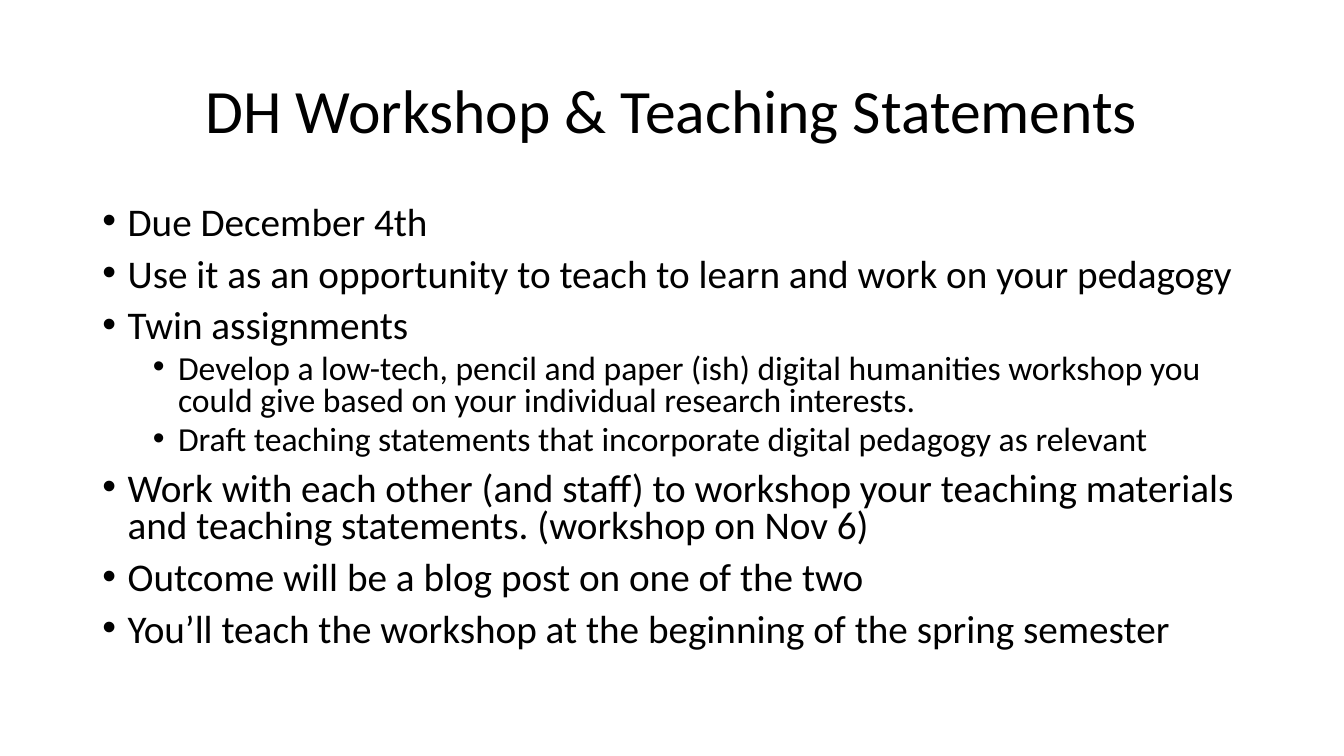
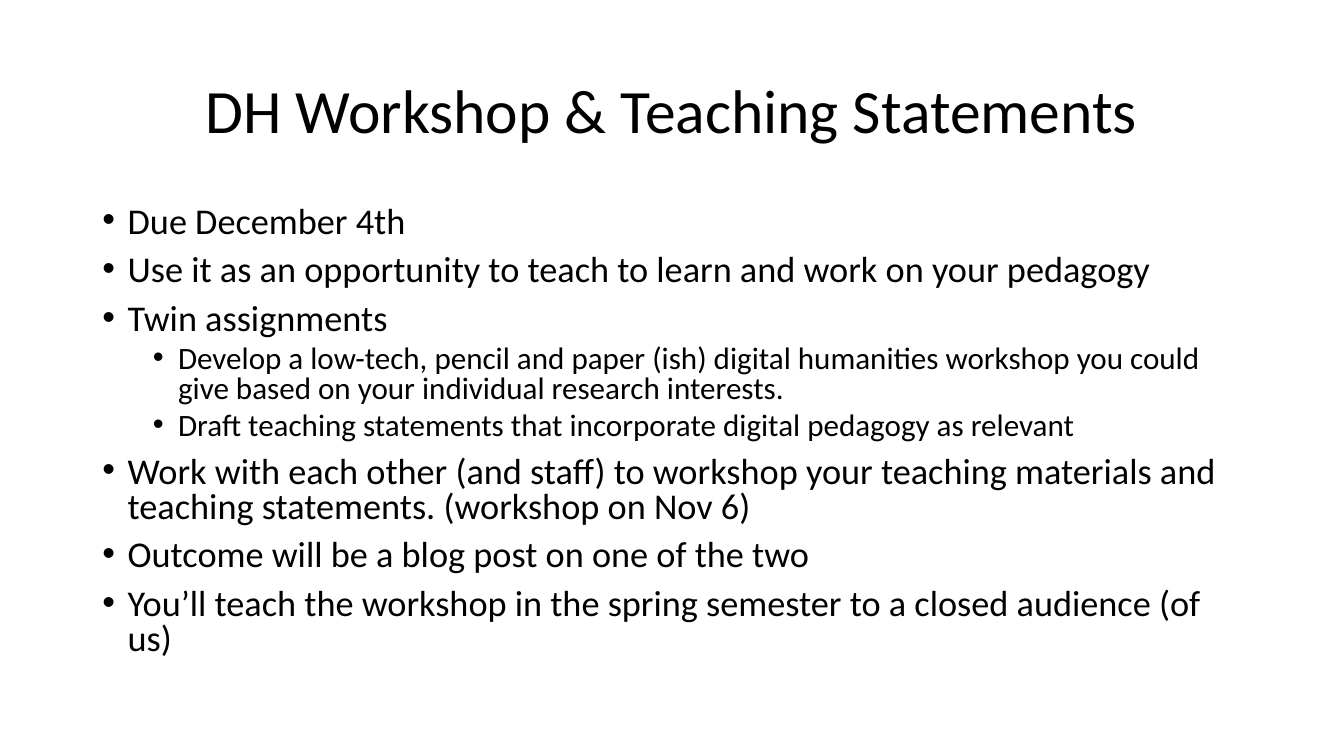
Before and after one commit to scholarslab/praxis, a slide deck: slide 3 of assets/workshop-on-workshops/workshop-on-workshops.pptx. Drawn at 1344x756 pixels with LibreOffice and Linux fonts; fonts in the diff are those of the drawing. Boxes give left, top, right and bottom in pixels: in the first picture for what was removed or moved away, otherwise in the second. Text is boxed around its words. In the diff, an @@ line names an element or a change of style, - is before the commit and + after.

```diff
--- a/assets/workshop-on-workshops/workshop-on-workshops.pptx
+++ b/assets/workshop-on-workshops/workshop-on-workshops.pptx
@@ text at (128,208,1215,574): size 28 to 25.9 pt in "Due December 4th", "Use it as an opportunity to teach ...", "Twin assignments", "Work with each other (and staff) to ..." and 1 more places; size 24 to 22.2 pt in "Develop a low-tech, pencil and paper (ish) ...", "Draft teaching statements that incorporate digital pedagogy ..." @@
@@ text at (128,589,1200,656): text changed; size 28 to 25.9 pt @@
-• You’ll teach the workshop at the beginning of the spring semester
+• You’ll teach the workshop in the spring semester to a closed audience (of us)
```
Also in this commit, not shown: 4 other files.
